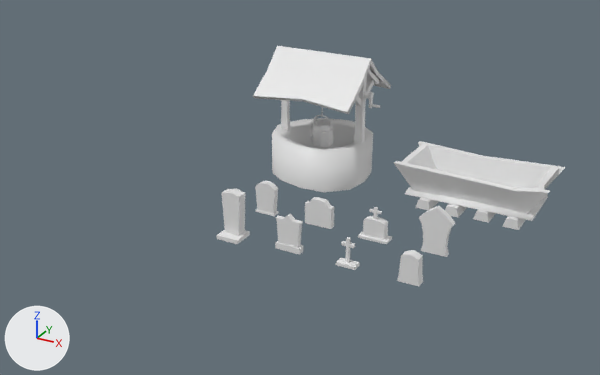
Renders of the Blender file Modelos/Cenario Cowboy/breder uv2.blend from each side of a commit.
Before and after are seen from a 50 mm camera at (6.65, -9.93, 6.06) aimed at (0.39, 1.45, 0.37). The lights are fixed; the arrows at lower left show +X, +Y and +Z. Materials are left out; every surface is plain grey.

The first picture shows 'Bebedouro.Cavalo', 'Poco', 'Tumulo.1', 'Tumulo.2', 'Tumulo.3', 'Tumulo.4', 'Tumulo.5', 'Tumulo.6', 'Tumulo.8'.
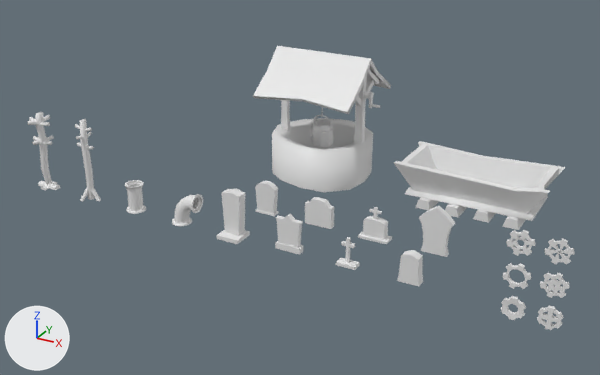
Changed parts and their boxes (x1, y1, x2, y2) in the pictures (600 x 375 px):
'GuardaChapeu.1', added: after (27, 112, 60, 190)
'GuardaChapeu.2', added: after (75, 119, 101, 201)
'Cano.Curvado', added: after (172, 194, 203, 226)
'Cano', added: after (125, 180, 146, 214)
'Engrenagem.5', added: after (540, 272, 570, 298)
'Engrenagem.3', added: after (506, 230, 536, 256)
'Engrenagem.4', added: after (544, 238, 575, 265)
'Engrenagem.6', added: after (537, 305, 563, 330)
'Engrenagem.1', added: after (500, 296, 526, 320)
'Engrenagem.2', added: after (503, 263, 531, 289)

Patch to the scene script:
```diff
--- a/Modelos/Cenario Cowboy/breder uv2.blend.py
+++ b/Modelos/Cenario Cowboy/breder uv2.blend.py
@@ me_guardachapeu_2 @@
+me_guardachapeu_2.from_pydata(...)  # 128 vertices, 88 faces; spans x -0.189..0.205, y -0.186..0.186, z -0.047..1.412
+me_guardachapeu_2.polygons.foreach_set('use_smooth', [True] * 88)
@@ me_guardachapeu_1 @@
+me_guardachapeu_1.from_pydata(...)  # 164 vertices, 118 faces; spans x -0.255..0.219, y -0.274..0.247, z 0.01..1.411
+me_guardachapeu_1.polygons.foreach_set('use_smooth', [True] * 118)
@@ me_engrenagem_6 @@
+me_engrenagem_6.from_pydata(...)  # 80 vertices, 86 faces; spans x -0.165..0.165, y -0.029..0.029, z -0.165..0.165
+me_engrenagem_6.polygons.foreach_set('use_smooth', [True] * 86)
@@ me_engrenagem_5 @@
+me_engrenagem_5.from_pydata(...)  # 120 vertices, 132 faces; spans x -0.187..0.187, y -0.023..0.023, z -0.187..0.187
+me_engrenagem_5.polygons.foreach_set('use_smooth', [True] * 132)
@@ me_engrenagem_4 @@
+me_engrenagem_4.from_pydata(...)  # 120 vertices, 132 faces; spans x -0.187..0.187, y -0.019..0.019, z -0.187..0.187
+me_engrenagem_4.polygons.foreach_set('use_smooth', [True] * 132)
@@ me_engrenagem_3 @@
+me_engrenagem_3.from_pydata(...)  # 120 vertices, 132 faces; spans x -0.187..0.187, y -0.025..0.025, z -0.187..0.187
+me_engrenagem_3.polygons.foreach_set('use_smooth', [True] * 132)
@@ me_engrenagem_2 @@
+me_engrenagem_2.from_pydata(...)  # 72 vertices, 72 faces; spans x -0.187..0.187, y -0.029..0.029, z -0.187..0.187
+me_engrenagem_2.polygons.foreach_set('use_smooth', [True] * 72)
@@ me_engrenagem_1 @@
+me_engrenagem_1.from_pydata(...)  # 72 vertices, 72 faces; spans x -0.165..0.165, y -0.029..0.029, z -0.165..0.165
+me_engrenagem_1.polygons.foreach_set('use_smooth', [True] * 72)
@@ me_cano_curvado @@
+me_cano_curvado.from_pydata(...)  # 180 vertices, 170 faces; spans x -0.207..0.296, y -0.17..0.173, z 0.0..0.561
+me_cano_curvado.polygons.foreach_set('use_smooth', [True] * 170)
@@ me_cano @@
+me_cano.from_pydata(...)  # 100 vertices, 90 faces; spans x -0.164..0.162, y -0.169..0.174, z 0.008..0.488
+me_cano.polygons.foreach_set('use_smooth', [True] * 90)
@@ ob_guardachapeu_2 @@
+ob_guardachapeu_2 = bpy.data.objects.new('GuardaChapeu.2', me_guardachapeu_2)
+ob_guardachapeu_2.location = (-3.0, 0.0, 0.05)
@@ ob_guardachapeu_1 @@
+ob_guardachapeu_1 = bpy.data.objects.new('GuardaChapeu.1', me_guardachapeu_1)
+ob_guardachapeu_1.location = (-4.0, 0.0, 0.0)
@@ ob_engrenagem_6 @@
+ob_engrenagem_6 = bpy.data.objects.new('Engrenagem.6', me_engrenagem_6)
+ob_engrenagem_6.location = (5.0, 0.0, 0.0)
@@ ob_engrenagem_5 @@
+ob_engrenagem_5 = bpy.data.objects.new('Engrenagem.5', me_engrenagem_5)
+ob_engrenagem_5.location = (5.0, 0.0, 0.5)
@@ ob_engrenagem_4 @@
+ob_engrenagem_4 = bpy.data.objects.new('Engrenagem.4', me_engrenagem_4)
+ob_engrenagem_4.location = (5.0, 0.0, 1.0)
@@ ob_engrenagem_3 @@
+ob_engrenagem_3 = bpy.data.objects.new('Engrenagem.3', me_engrenagem_3)
+ob_engrenagem_3.location = (4.5, 0.0, 1.0)
@@ ob_engrenagem_2 @@
+ob_engrenagem_2 = bpy.data.objects.new('Engrenagem.2', me_engrenagem_2)
+ob_engrenagem_2.location = (4.5, 0.0, 0.5)
@@ ob_engrenagem_1 @@
+ob_engrenagem_1 = bpy.data.objects.new('Engrenagem.1', me_engrenagem_1)
+ob_engrenagem_1.location = (4.5, 0.0, 0.0)
@@ ob_cano_curvado @@
+ob_cano_curvado = bpy.data.objects.new('Cano.Curvado', me_cano_curvado)
+ob_cano_curvado.location = (-1.0, 0.0, 0.0)
@@ ob_cano @@
+ob_cano = bpy.data.objects.new('Cano', me_cano)
+ob_cano.location = (-2.0, 0.0, 0.0)
```
